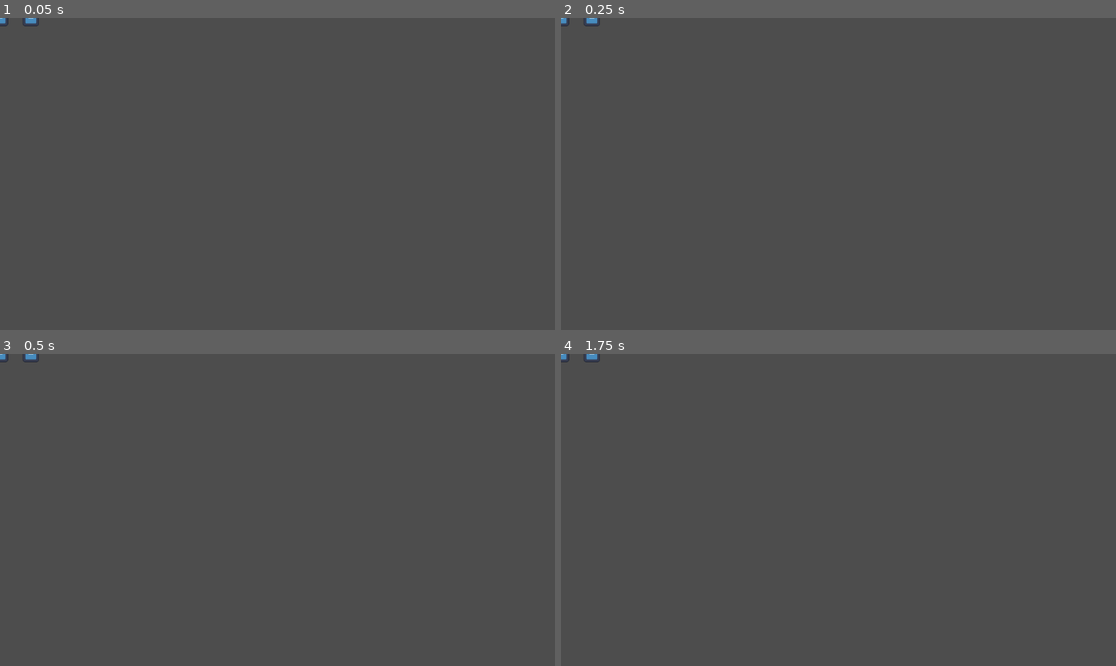
Above: before the commit, frames 1-4 (two rows, left to right).
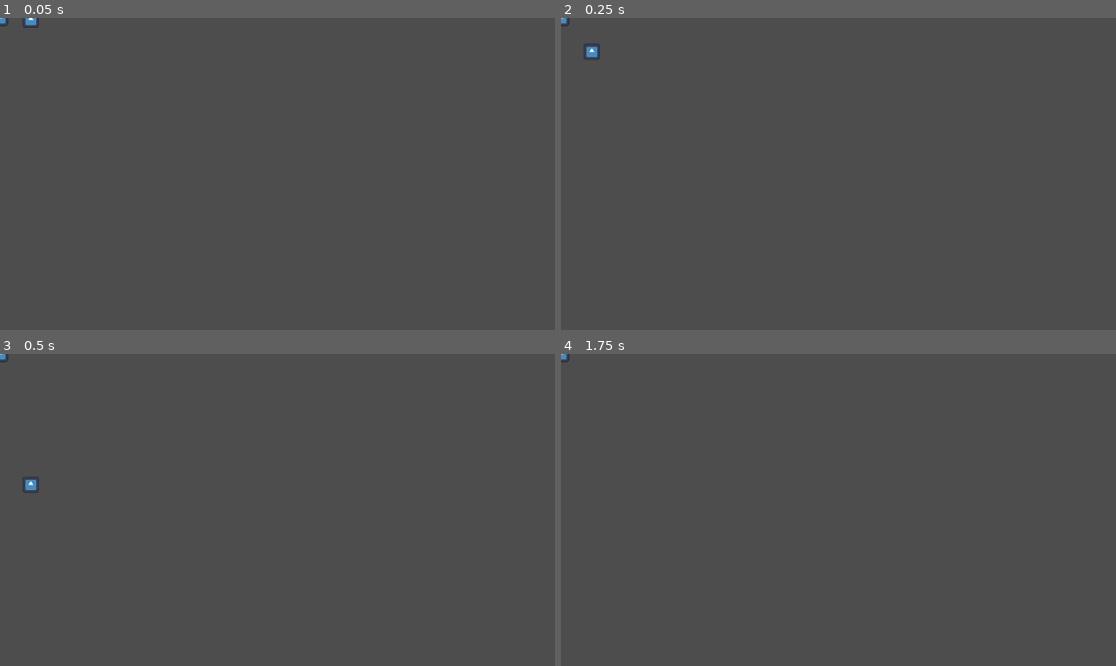
Above: after the commit, the same moments.

Repository: GvozdeniKrst/GlobalGameJam2026
Game: Godot game, scene res://Scenes/EnemyAITestingScene.tscn
Two runs of this game, one before a commit and one after it. Both use one fixed random seed, a clock stepped at 60 frames per second and the inputs below. The engine's default icon, where the game draws it, is replaced by a stand-in: a white triangle on a blue panel in a dark square.
Inputs:
- Up to frame 1 (0.05 s): no input
- Up to frame 2 (0.25 s): no input
- Up to frame 3 (0.5 s): no input
- Up to frame 4 (1.75 s): hold D (right, bound only after the commit) from 0.53 s (still down); tap W (jump, bound only after the commit) at 0.6, 0.77, 1.07, 1.35, 1.52 s; tap Enter at 1.25 s

The runs differ from the first frame. In frame 1, less than 0.1% of the frame differs, in the area x 4-8%, y 0-4%; in frame 2, 0.2%, in the area x 4-8%, y 0-14%; in frame 3, 0.1%; in frame 4, less than 0.1%.
Error before the commit: Attempt to call function 'play' in base 'null instance' on a null instance. (res://Scripts/Player.gd:17)
Error after the commit: Invalid type in utility function "lerp()". Cannot convert argument 2 from int to float. (res://Scripts/Player.gd:31)

Commit message:
Input mapped some of the controls

Diff:
--- a/gameJam2026/Characters/player.tscn
+++ b/gameJam2026/Characters/player.tscn
@@ -1,14 +1,16 @@
 [gd_scene format=3 uid="uid://ljmsp3p32xk2"]
 
-[ext_resource type="Texture2D" uid="uid://iud5lfp5pv3n" path="res://icon.svg" id="1_5mj4t"]
+[ext_resource type="Script" uid="uid://b2hlckt45ofpt" path="res://Scripts/Player.gd" id="1_5mj4t"]
+[ext_resource type="Texture2D" uid="uid://iud5lfp5pv3n" path="res://icon.svg" id="2_eovys"]
 
 [sub_resource type="CapsuleShape2D" id="CapsuleShape2D_ywxx0"]
 
 [node name="CharacterBody2D" type="CharacterBody2D" unique_id=726463777]
+script = ExtResource("1_5mj4t")
 
 [node name="Sprite2D" type="Sprite2D" parent="." unique_id=1837531193]
 scale = Vector2(0.26, 0.26)
-texture = ExtResource("1_5mj4t")
+texture = ExtResource("2_eovys")
 
 [node name="CollisionShape2D" type="CollisionShape2D" parent="." unique_id=1229317873]
 shape = SubResource("CapsuleShape2D_ywxx0")
--- a/gameJam2026/Scripts/Player.gd
+++ b/gameJam2026/Scripts/Player.gd
@@ -3,21 +3,23 @@
 var SPEED = 180
 const GRAVITY = 35
 const JUMPFORCE = -900
+const MAXHP = 2
+var CURRENTHP = MAXHP
 
 func _physics_process(delta):
 	if Input.is_action_pressed("right"):
 		velocity.x = SPEED
-		$Sprite.play("walk")
-		$Sprite.flip_h = false
+		#$Sprite.play("walk")
+		#$Sprite.flip_h = false
 	elif Input.is_action_just_pressed("left"):
 		velocity.x = -SPEED
-		$Sprite.play("walk")
-		$Sprite.flip_h = true
-	else:
-		$Sprite.play("idle")
+		#$Sprite.play("walk")
+		#$Sprite.flip_h = true
+	#else:
+		#$Sprite.play("idle")
 
-	if not is_on_floor():
-		$Sprite.play("air")
+	#if not is_on_floor():
+		#$Sprite.play("air")
 
 	velocity.y = velocity.y + GRAVITY
 
--- a/gameJam2026/project.godot
+++ b/gameJam2026/project.godot
@@ -15,6 +15,24 @@
 config/features=PackedStringArray("4.6", "Forward Plus")
 config/icon="res://icon.svg"
 
+[input]
+
+left={
+"deadzone": 0.2,
+"events": [Object(InputEventKey,"resource_local_to_scene":false,"resource_name":"","device":0,"window_id":0,"alt_pressed":false,"shift_pressed":false,"ctrl_pressed":false,"meta_pressed":false,"pressed":false,"keycode":0,"physical_keycode":65,"key_label":0,"unicode":0,"location":0,"echo":false,"script":null)
+]
+}
+right={
+"deadzone": 0.2,
+"events": [Object(InputEventKey,"resource_local_to_scene":false,"resource_name":"","device":-1,"window_id":0,"alt_pressed":false,"shift_pressed":false,"ctrl_pressed":false,"meta_pressed":false,"pressed":false,"keycode":0,"physical_keycode":68,"key_label":0,"unicode":100,"location":0,"echo":false,"script":null)
+]
+}
+jump={
+"deadzone": 0.2,
+"events": [Object(InputEventKey,"resource_local_to_scene":false,"resource_name":"","device":-1,"window_id":0,"alt_pressed":false,"shift_pressed":false,"ctrl_pressed":false,"meta_pressed":false,"pressed":false,"keycode":0,"physical_keycode":87,"key_label":0,"unicode":119,"location":0,"echo":false,"script":null)
+]
+}
+
 [physics]
 
 3d/physics_engine="Jolt Physics"
